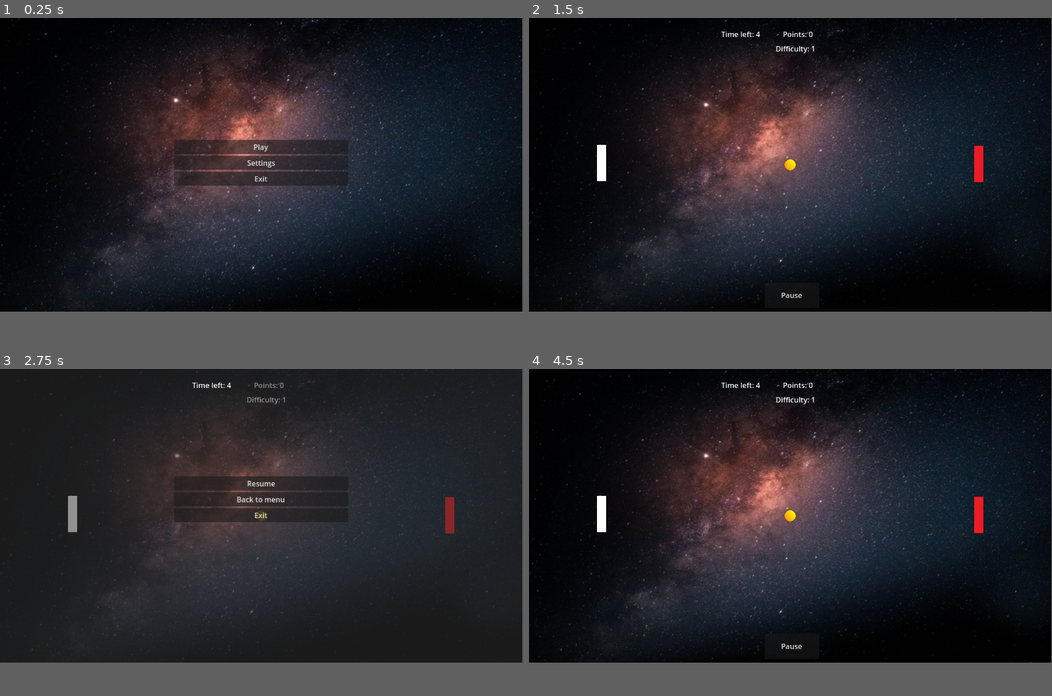
Above: before the commit, frames 1-4 (two rows, left to right).
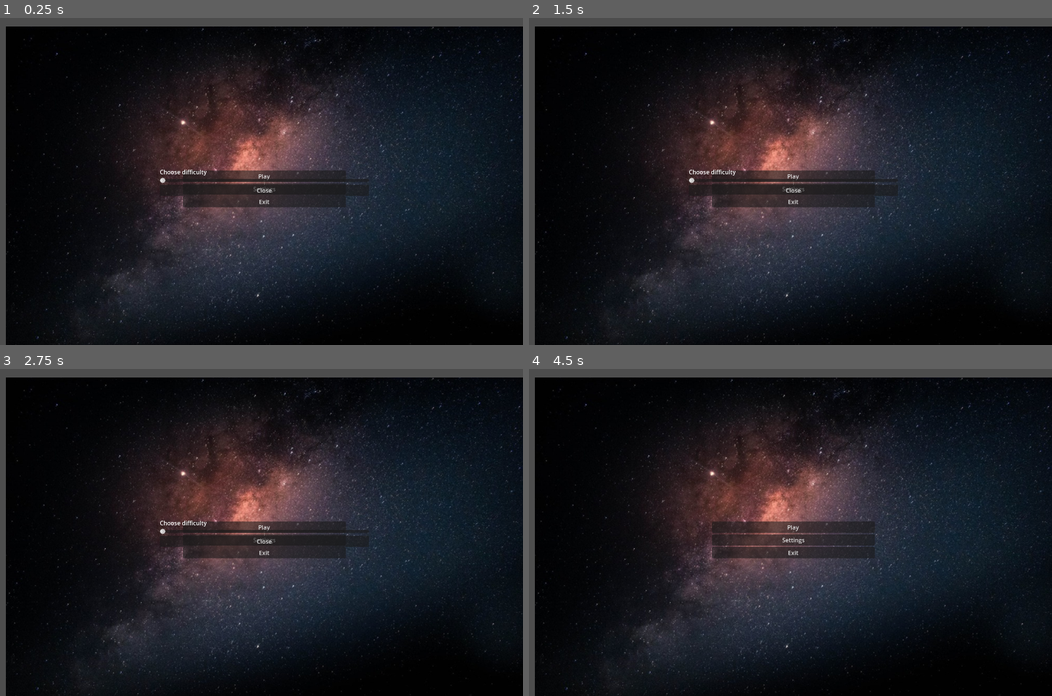
Above: after the commit, the same moments.

Repository: PecherskyDaniil/ForlabsTeamPingPong
Game: Godot game, scene res://scenes/main.tscn
Two runs of this game, one before a commit and one after it. Both use one fixed random seed, a clock stepped at 60 frames per second and the inputs below.
Inputs (mouse positions are in pixels of both pictures, inside the frame that each line leads up to):
- Up to frame 1 (0.25 s): no input
- Up to frame 2 (1.5 s): click "Play" at 0.5 s; click (790, 158) at 1.25 s, where only the run after the commit has a clickable "Play"
- Up to frame 3 (2.75 s): click (261, 646) at 2 s, where only the run before the commit has a clickable "Pause"
- Up to frame 4 (4.5 s): click (790, 499) at 2.75 s, where only the run before the commit has a clickable "Back to menu"; click "Play" at 3.5 s; click (790, 522) at 4.25 s, where only the run after the commit has a clickable "Settings"
In our replay, the window is 799x449 before the commit and 800x500 after it. These sizes can differ from the game's own. Grey fills any space a smaller window leaves; there, only what the larger window draws over its background counts as a difference.

The runs differ from the first frame. In frame 1, 19% of the frame differs, in the area x 0-100%, y 0-100%; in frame 2, 21%; in frame 3, 28%; in frame 4, 21%.
Error before the commit: Out of bounds get index '0' (on base: 'Array') (res://results.gd:20)

Commit message:
Made works difficulty

Diff:
--- a/autoload/MainAutoload.gd
+++ b/autoload/MainAutoload.gd
@@ -4,6 +4,21 @@
 
 var save_path="user://results.save"
 var resultsList:Array = []
+var PLAYTIME=120
+var player_max_speed=250
+var ball_max_speed=200
+var opponent_max_speed=50
+
+func change_difficulty(diff:int):
+	if diff<2:
+		ball_max_speed=200
+		opponent_max_speed=40
+	elif diff==2:
+		ball_max_speed=250
+		opponent_max_speed=50
+	else:
+		ball_max_speed=300
+		opponent_max_speed=70
 func add_to_results(date:String,points: int, diff: int) -> void:
 	var entry = { "date":date,"difficulty": diff, "points": points }
 	resultsList.append(entry)
--- a/project.godot
+++ b/project.godot
@@ -12,9 +12,22 @@
 
 config/name="ForlabsTeamPingPong"
 run/main_scene="uid://bhndvlah5nodd"
-config/features=PackedStringArray("4.5", "Forward Plus")
+config/features=PackedStringArray("4.4", "Forward Plus")
 config/icon="res://icon.svg"
 
 [autoload]
 
 MainAutoload="*res://autoload/MainAutoload.gd"
+
+[display]
+
+window/size/viewport_width=1440
+window/size/viewport_height=900
+
+[input]
+
+Escape={
+"deadzone": 0.2,
+"events": [Object(InputEventKey,"resource_local_to_scene":false,"resource_name":"","device":-1,"window_id":0,"alt_pressed":false,"shift_pressed":false,"ctrl_pressed":false,"meta_pressed":false,"pressed":false,"keycode":0,"physical_keycode":4194305,"key_label":0,"unicode":0,"location":0,"echo":false,"script":null)
+]
+}
--- a/scenes/main.tscn
+++ b/scenes/main.tscn
@@ -7,3 +7,4 @@
 script = ExtResource("1_0wfyh")
 
 [node name="main_menu" parent="." instance=ExtResource("1_o5qli")]
+position = Vector2(16, 23)
--- a/scenes/main_menu.tscn
+++ b/scenes/main_menu.tscn
@@ -8,15 +8,15 @@
 script = ExtResource("1_ekxnf")
 
 [node name="Background" type="Sprite2D" parent="."]
-position = Vector2(580, 324)
-scale = Vector2(1.49, 1.24286)
+position = Vector2(720, 448)
+scale = Vector2(1.8, 1.6)
 texture = ExtResource("1_l6cm7")
 
 [node name="MarginContainer" type="MarginContainer" parent="."]
-offset_left = 384.0
-offset_top = 128.0
-offset_right = 768.0
-offset_bottom = 512.0
+offset_left = 488.0
+offset_top = 192.0
+offset_right = 936.0
+offset_bottom = 704.0
 
 [node name="VBoxContainer" type="VBoxContainer" parent="MarginContainer"]
 layout_mode = 2
@@ -35,7 +35,10 @@
 text = "Exit"
 
 [node name="settings" parent="." instance=ExtResource("3_bqqt6")]
-visible = false
+offset_left = -24.0
+offset_top = 16.0
+offset_right = -24.0
+offset_bottom = 16.0
 
 [connection signal="pressed" from="MarginContainer/VBoxContainer/PlayButton" to="." method="_on_play_button_pressed"]
 [connection signal="pressed" from="MarginContainer/VBoxContainer/SettingsButton" to="." method="_on_settings_button_pressed"]
--- a/scenes/obstacle.tscn
+++ /dev/null
@@ -1,20 +0,0 @@
-[gd_scene load_steps=4 format=3 uid="uid://3whwoxyifhq2"]
-
-[ext_resource type="Texture2D" uid="uid://bp4a5dm7avm8g" path="res://assets/asteroid.png" id="1_1g4wi"]
-[ext_resource type="Script" uid="uid://boy841gdottmj" path="res://scripts/obstacle.gd" id="1_8ss72"]
-
-[sub_resource type="CircleShape2D" id="CircleShape2D_mime0"]
-radius = 18.0
-
-[node name="Obstacle" type="Node2D"]
-
-[node name="AsteroidArea" type="Area2D" parent="."]
-script = ExtResource("1_8ss72")
-
-[node name="Asteroid" type="Sprite2D" parent="AsteroidArea"]
-texture = ExtResource("1_1g4wi")
-
-[node name="AsteroidCollision" type="CollisionShape2D" parent="AsteroidArea"]
-shape = SubResource("CircleShape2D_mime0")
-
-[connection signal="area_entered" from="AsteroidArea" to="AsteroidArea" method="_on_area_entered"]
--- a/scenes/pause.tscn
+++ b/scenes/pause.tscn
@@ -3,6 +3,7 @@
 [ext_resource type="Script" uid="uid://cxynw6ai1rbev" path="res://scripts/pause.gd" id="1_f1d2v"]
 
 [node name="pause" type="Control"]
+process_mode = 3
 layout_mode = 3
 anchors_preset = 0
 script = ExtResource("1_f1d2v")
@@ -10,15 +11,15 @@
 [node name="ColorRect" type="ColorRect" parent="."]
 modulate = Color(0.188235, 0.188235, 0.188235, 0.529412)
 layout_mode = 0
-offset_right = 1152.0
-offset_bottom = 648.0
+offset_right = 1440.0
+offset_bottom = 896.0
 
 [node name="MarginContainer" type="MarginContainer" parent="."]
 layout_mode = 0
-offset_left = 384.0
-offset_top = 128.0
-offset_right = 768.0
-offset_bottom = 448.0
+offset_left = 448.0
+offset_top = 192.0
+offset_right = 1024.0
+offset_bottom = 712.0
 
 [node name="VBoxContainer" type="VBoxContainer" parent="MarginContainer"]
 layout_mode = 2
--- a/scenes/playground.tscn
+++ b/scenes/playground.tscn
@@ -6,44 +6,47 @@
 [ext_resource type="PackedScene" uid="uid://chsviinyt5gaj" path="res://scenes/player.tscn" id="3_q8s1k"]
 [ext_resource type="PackedScene" uid="uid://o7p8m5lhxhmm" path="res://scenes/oponent.tscn" id="5_mm0a5"]
 [ext_resource type="PackedScene" uid="uid://2memjss351st" path="res://scenes/pause.tscn" id="6_o6wi6"]
-[ext_resource type="PackedScene" uid="uid://c8sxux6c2j3ia" path="res://results.tscn" id="7_emj6c"]
+[ext_resource type="PackedScene" uid="uid://c8sxux6c2j3ia" path="res://scenes/results.tscn" id="7_emj6c"]
 
 [node name="Playground" type="Node2D"]
 script = ExtResource("1_q8s1k")
 
 [node name="MainMenuBackground" type="Sprite2D" parent="."]
-position = Vector2(576, 324)
-scale = Vector2(1.44, 1.15714)
+position = Vector2(720, 452)
+scale = Vector2(1.8, 1.61428)
 texture = ExtResource("1_hddm4")
 
 [node name="Ball" parent="." instance=ExtResource("2_kddj0")]
-position = Vector2(576, 320)
+position = Vector2(720, 450)
 
 [node name="Player" parent="." instance=ExtResource("3_q8s1k")]
-position = Vector2(160, 320)
+position = Vector2(128, 456)
 
 [node name="Oponent" parent="." instance=ExtResource("5_mm0a5")]
-position = Vector2(992, 320)
+position = Vector2(1312, 448)
 
 [node name="PlayerPoints" type="Label" parent="."]
-offset_left = 560.0
-offset_top = 24.0
-offset_right = 600.0
-offset_bottom = 47.0
+offset_left = 696.0
+offset_top = 120.0
+offset_right = 736.0
+offset_bottom = 143.0
+metadata/_edit_use_anchors_ = true
 
 [node name="DifficultyLabel" type="Label" parent="."]
-offset_left = 544.0
-offset_top = 56.0
-offset_right = 624.0
-offset_bottom = 88.0
+offset_left = 680.0
+offset_top = 72.0
+offset_right = 760.0
+offset_bottom = 104.0
 text = "Difficulty:"
+metadata/_edit_use_anchors_ = true
 
 [node name="PauseButton" type="Button" parent="."]
-offset_left = 520.0
-offset_top = 584.0
-offset_right = 640.0
-offset_bottom = 640.0
+offset_left = 664.0
+offset_top = 832.0
+offset_right = 784.0
+offset_bottom = 888.0
 text = "Pause"
+metadata/_edit_use_anchors_ = true
 
 [node name="pause" parent="." instance=ExtResource("6_o6wi6")]
 visible = false
@@ -53,6 +56,7 @@
 offset_top = 24.0
 offset_right = 464.0
 offset_bottom = 47.0
+metadata/_edit_use_anchors_ = true
 
 [node name="Timer" type="Timer" parent="."]
 wait_time = 5.0
--- a/results.tscn
+++ b/scenes/results.tscn
@@ -1,6 +1,6 @@
 [gd_scene load_steps=2 format=3 uid="uid://c8sxux6c2j3ia"]
 
-[ext_resource type="Script" uid="uid://cwbij3unhlgvy" path="res://results.gd" id="1_amp1b"]
+[ext_resource type="Script" uid="uid://cwbij3unhlgvy" path="res://scripts/results.gd" id="1_amp1b"]
 
 [node name="Results" type="Control"]
 layout_mode = 3
@@ -14,23 +14,23 @@
 [node name="ColorRect" type="ColorRect" parent="."]
 modulate = Color(0.188235, 0.188235, 0.188235, 0.529412)
 layout_mode = 0
-offset_right = 1152.0
-offset_bottom = 648.0
+offset_right = 1448.0
+offset_bottom = 896.0
 
 [node name="Tree" type="Tree" parent="."]
 layout_mode = 0
-offset_left = 300.0
-offset_top = 100.0
-offset_right = 850.0
-offset_bottom = 424.0
+offset_left = 288.0
+offset_top = 136.0
+offset_right = 1148.0
+offset_bottom = 620.0
 
 [node name="BackToMenu" type="Button" parent="."]
 process_mode = 3
 layout_mode = 0
-offset_left = 520.0
-offset_top = 464.0
-offset_right = 635.0
-offset_bottom = 495.0
+offset_left = 684.0
+offset_top = 668.0
+offset_right = 799.0
+offset_bottom = 699.0
 text = "Back to menu"
 
 [connection signal="pressed" from="BackToMenu" to="." method="_on_back_to_menu_pressed"]
--- a/scenes/settings.tscn
+++ b/scenes/settings.tscn
@@ -9,10 +9,10 @@
 
 [node name="Container" type="MarginContainer" parent="."]
 layout_mode = 0
-offset_left = 384.0
+offset_left = 448.0
 offset_top = 128.0
-offset_right = 768.0
-offset_bottom = 512.0
+offset_right = 1024.0
+offset_bottom = 696.0
 
 [node name="VBoxContainer" type="VBoxContainer" parent="Container"]
 layout_mode = 2
--- a/scripts/ball_area.gd
+++ b/scripts/ball_area.gd
@@ -20,8 +20,8 @@
 	velocity=Vector2i(0,0)
 	global_position=Vector2(window.size.x/2,window.size.y/2)
 	await get_tree().create_timer(2).timeout
-	var rand_y=rng.randi_range(-100,100)
-	var rand_x=rng.randi_range(50,100)
+	var rand_y=rng.randi_range(-MainAutoload.ball_max_speed,MainAutoload.ball_max_speed)
+	var rand_x=rng.randi_range(MainAutoload.ball_max_speed/2,MainAutoload.ball_max_speed)
 	if last_winner:
 		rand_x*=-1
 	velocity = Vector2i(rand_x,rand_y)
@@ -50,4 +50,4 @@
 	if area==rocketarea or area==oparea:
 		angular_velocity = rng.randf_range(0.1,0.5)
 		velocity.x*=-1
-		velocity.y=rng.randi_range(-100,100)
+		velocity.y=rng.randi_range(-MainAutoload.ball_max_speed,MainAutoload.ball_max_speed)
--- a/scripts/oponent.gd
+++ b/scripts/oponent.gd
@@ -1,6 +1,5 @@
 extends Node2D
 
-const SPEED = 10.0
 var maxdistance =10.0
 var velocity = 0.0
 @onready var window = get_parent().get_window()
@@ -10,6 +9,6 @@
 func seek_target(delta,target)->void:
 	var direction = target.y-global_position.y
 	direction=direction/maxdistance
-	velocity = direction*SPEED
+	velocity = direction*MainAutoload.opponent_max_speed
 	if  (global_position.y+velocity*delta-size.y/2)>0 and (global_position.y+velocity*delta+size.y/2)<window.size.y:
 		position.y+=velocity*delta
--- a/scripts/pause.gd
+++ b/scripts/pause.gd
@@ -5,6 +5,11 @@
 
 func _ready() -> void:
 	set_process(false)
+
+func _process(delta: float) -> void:
+	if Input.is_action_just_pressed("Escape"):
+		_on_resume_button_pressed()
+
 
 func _on_resume_button_pressed() -> void:
 	end_pause.emit()
--- a/scripts/player.gd
+++ b/scripts/player.gd
@@ -2,13 +2,12 @@
 
 extends Node2D
 
-const SPEED = 200.0
 var velocity = 0.0
 @onready var window = get_parent().get_window()
 @onready var size = get_node("PlayerArea/RocketCollision").shape.size
 func _process(delta:float)->void:
 	var direction = Input.get_axis("ui_up","ui_down")
-	velocity = direction*SPEED
+	velocity = direction*MainAutoload.player_max_speed
 	#Ограничение движения игрока
 	if (global_position.y+velocity*delta-size.y/2)>0 and (global_position.y+velocity*delta+size.y/2)<window.size.y:
 		position.y+=velocity*delta
--- a/scripts/playground.gd
+++ b/scripts/playground.gd
@@ -1,17 +1,16 @@
 extends Node2D
 
 var player_points=0
-const PLAYTIME = 120
-var time = PLAYTIME
+var time = MainAutoload.PLAYTIME
 @onready var ball = get_node("Ball/BallArea")
 @onready var oponent = get_node("Oponent")
-@onready var op_label = get_node("OpPoints")
 @onready var player_label = get_node("PlayerPoints")
 @onready var difficulty_label=get_node("DifficultyLabel")
 @onready var pause_button=get_node("PauseButton")
 @onready var pause_scene=$pause
 @onready var results_scene=get_node("Results")
 func _ready():
+	$Timer.wait_time=MainAutoload.PLAYTIME
 	$Timer.start()
 	ball.left_win.connect(player_win)
 	ball.right_win.connect(op_win)
@@ -19,6 +18,8 @@
 	difficulty_label.text="Difficulty: "+str(MainAutoload.difficulty)
 
 func _process(delta:float)->void:
+	if Input.is_action_just_pressed("Escape"):
+		_on_pause_button_pressed()
 	oponent.seek_target(delta,ball.global_position)
 	$Label.set_text("Time left: "+str(int(round($Timer.get_time_left()))))
 	if int(round($Timer.get_time_left()))<1:
--- a/results.gd
+++ b/scripts/results.gd
@@ -3,7 +3,7 @@
 @onready var tree = get_node("Tree")
 func _ready()->void:
 	set_process(false)
-	update()
+
 
 func update():
 	MainAutoload.load_data()
@@ -16,7 +16,7 @@
 	columnitem.set_text(0,"Дата")
 	columnitem.set_text(1,"Сложность")
 	columnitem.set_text(2,"Очки")
-	for i in range(0,3):
+	for i in range(0,MainAutoload.resultsList.size()):
 		var row = MainAutoload.resultsList[i]
 		var item = tree.create_item()
 		item.set_text(0,row["date"])
--- a/scripts/settings.gd
+++ b/scripts/settings.gd
@@ -15,3 +15,4 @@
 
 func _on_h_slider_value_changed(value: float) -> void:
 	MainAutoload.difficulty=int(value)
+	MainAutoload.change_difficulty(MainAutoload.difficulty)
Not shown, changed: assets/ball/the-ball-is-round-yellow-sun-pictures-2.png.import
Not shown, changed: assets/interface/main_menu_background.png.import
Not shown, changed: assets/oponent/oponent.png.import
Not shown, changed: assets/player/platform.png.import
Not shown, changed: icon.svg.import
Renamed: results.gd.uid -> scripts/results.gd.uid
